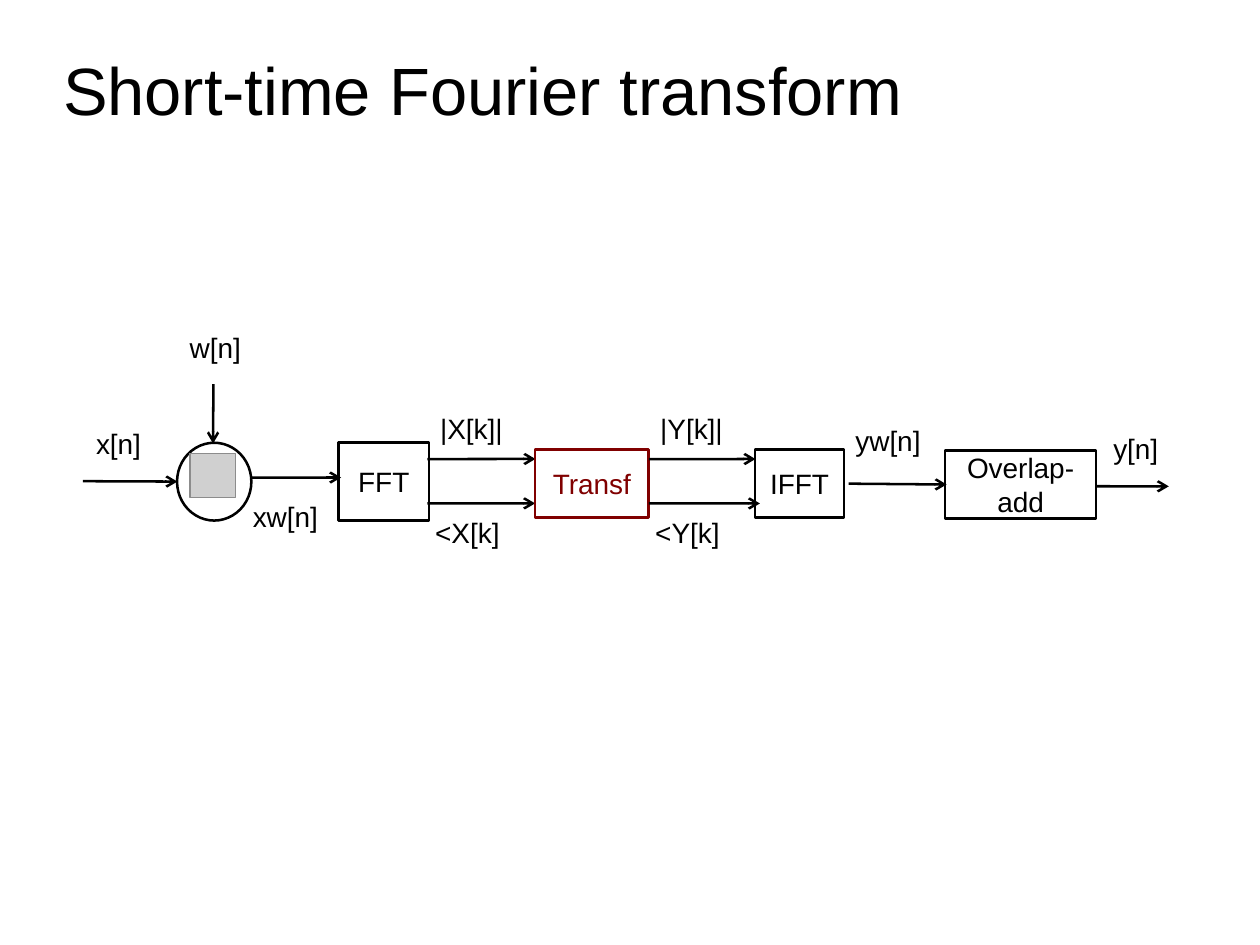
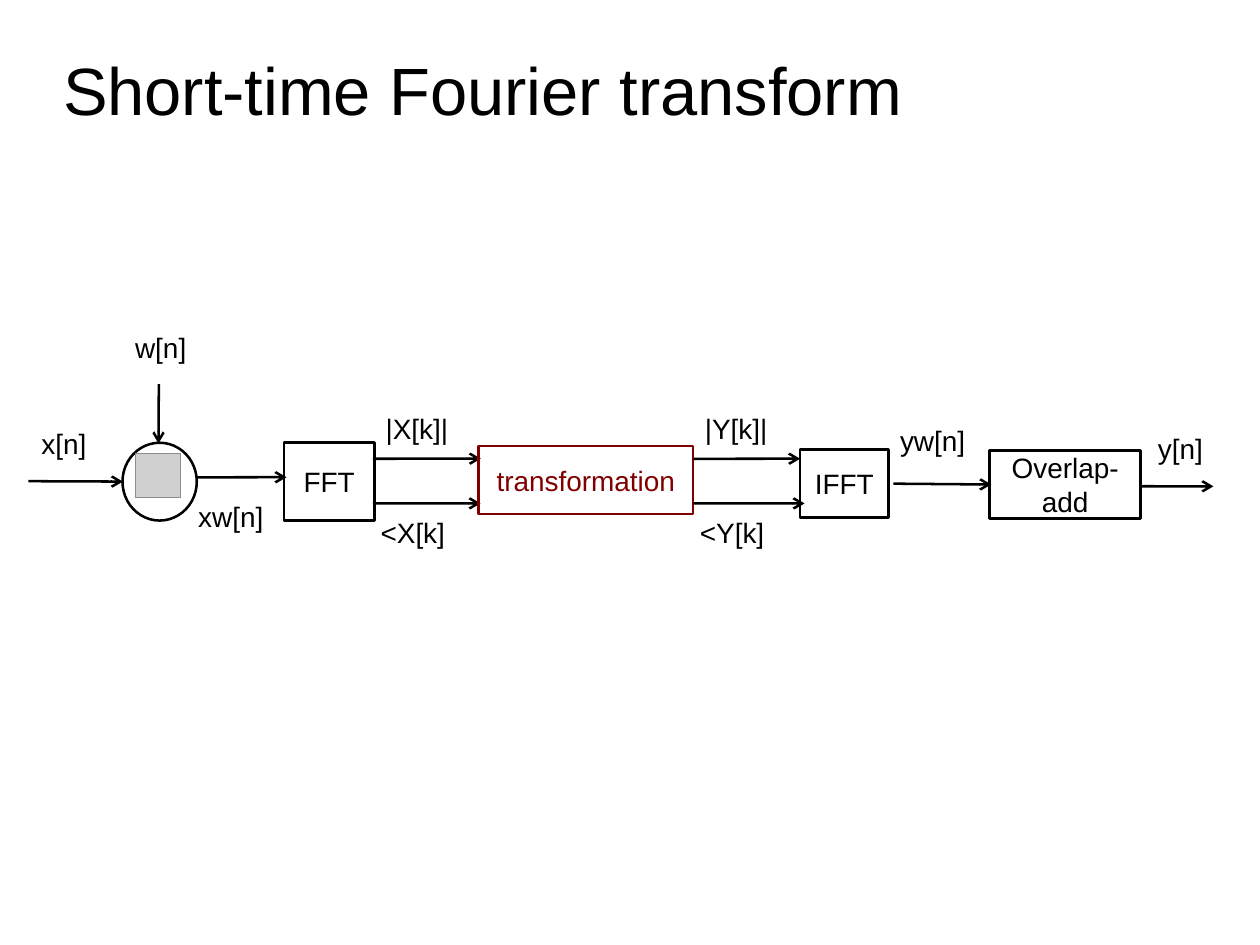
Before and after one commit to hoinx/sms-tools, a slide deck: slide 3 of lectures/8-Sound-transformations/8T1-Sound-transformations-1.odp. Drawn at 1260x945 pixels with LibreOffice and Linux fonts; fonts in the diff are those of the drawing; grey boxes stand for pictures. Boxes give left, top, right and bottom in pixels: in the first picture for what was removed or moved away, otherwise in the second. Text is boxed around its words. In the diff, an @@ line names an element or a change of style, - is before the commit and + after.

```diff
--- a/lectures/8-Sound-transformations/8T1-Sound-transformations-1.odp
+++ b/lectures/8-Sound-transformations/8T1-Sound-transformations-1.odp
@@ rectangle "transformation": place and size @@
-rectangle "transformation" at box(536, 450, 649, 518)
+rectangle "transformation" at box(479, 446, 693, 514)
@@ text in rectangle at box(497, 470, 675, 492): text changed @@
-Transf
+transformation
@@ 5 texts, 5 arrows, 1 picture, 1 rectangle, 1 ellipse: place and size @@
-5 texts, 5 arrows, 1 picture, 1 rectangle, 1 ellipse at box(83, 337, 536, 548)
+5 texts, 5 arrows, 1 picture, 1 rectangle, 1 ellipse at box(29, 337, 481, 548)
@@ 4 texts, 4 arrows, 2 rectangles: place and size @@
-4 texts, 4 arrows, 2 rectangles at box(649, 418, 1169, 548)
+4 texts, 4 arrows, 2 rectangles at box(693, 418, 1213, 548)
```
Also in this commit, not shown: 5 other slides changed, 5 slides added, 4 slides removed, 11 other files.
